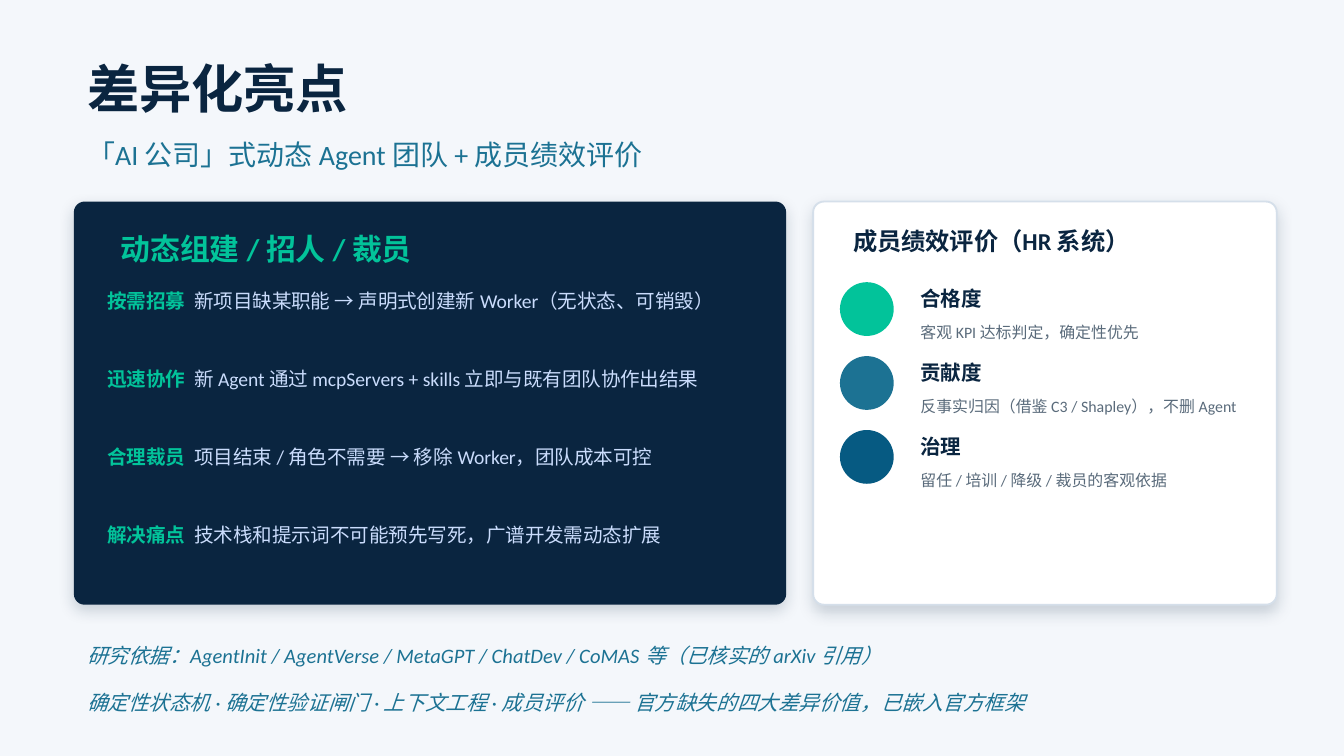
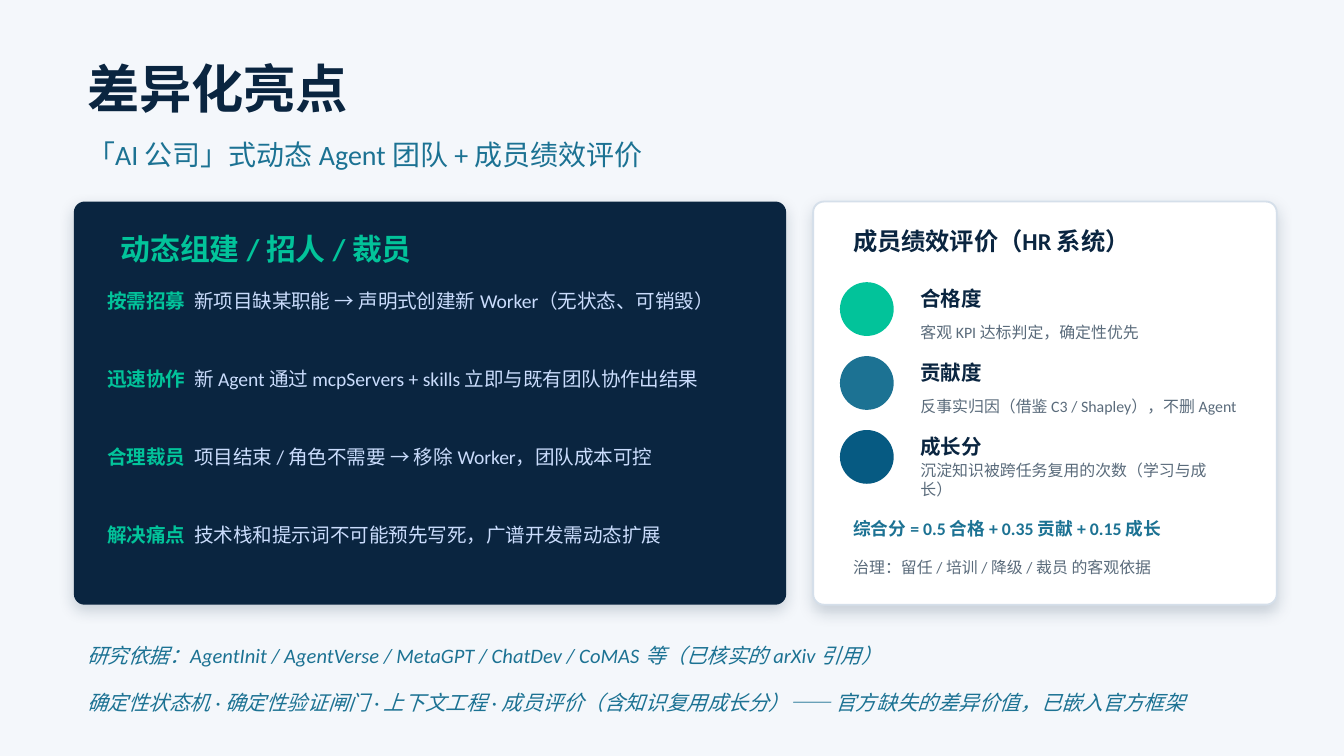
Before and after one commit to qiyuxi24/mutil_agent, a slide deck: slide 7 of software-dev-fullflow/demo/GOAI-赛道三-方案.pptx. Drawn at 1344x756 pixels with LibreOffice and Linux fonts; fonts in the diff are those of the drawing. Boxes give left, top, right and bottom in pixels: in the first picture for what was removed or moved away, otherwise in the second. Text is boxed around its words. In the diff, an @@ line names an element or a change of style, - is before the commit and + after.

Commit message:
feat: 新增知识统计与审批留痕，更新初赛参赛材料并清理废弃文件
- 新增 knowledge_tracker.py（知识/Skill 复用统计 UsageTracker，非阻塞落盘）
- 新增 approval.py（人工审批留痕闭环 + TTL 超时兜底）
- evaluation.py 增加成长分维度（综合分=0.5合格+0.35贡献+0.15成长）
- agentteams_loop/web_dashboard/run 接入审批与知识统计
- 更新初赛参赛材料（500字简介 + 方案PPT 纳入知识复用统计/成长分）
- 删除废弃文件（agent_interface/iterative_worker/reverse_gateway 等）
- 新增 test_approval.py 测试
- .gitignore 排除 eval_reference/ 与 提交包/

```diff
--- a/software-dev-fullflow/demo/GOAI-赛道三-方案.pptx
+++ b/software-dev-fullflow/demo/GOAI-赛道三-方案.pptx
@@ text at <box>920,436,982,456</box>: text changed @@
-治理
+成长分
@@ text at <box>920,462,1206,497</box>: text changed @@
-留任 / 培训 / 降级 / 裁员的客观依据
+沉淀知识被跨任务复用的次数（学习与成长）
@@ text added at <box>853,520,1161,537</box>, 9.5 pt, text #1C7293, bold @@
+综合分 = 0.5 合格 + 0.35 贡献 + 0.15 成长
@@ text added at <box>853,559,1151,575</box>, 8.5 pt, text #5A6B7B @@
+治理：留任 / 培训 / 降级 / 裁员 的客观依据
@@ text at <box>87,692,1185,712</box>: text changed @@
-确定性状态机 · 确定性验证闸门 · 上下文工程 · 成员评价 —— 官方缺失的四大差异价值，已嵌入官方框架
+确定性状态机 · 确定性验证闸门 · 上下文工程 · 成员评价（含知识复用成长分）—— 官方缺失的差异价值，已嵌入官方框架
```
Also in this commit, not shown: 2 other slides changed, 19 other files.
